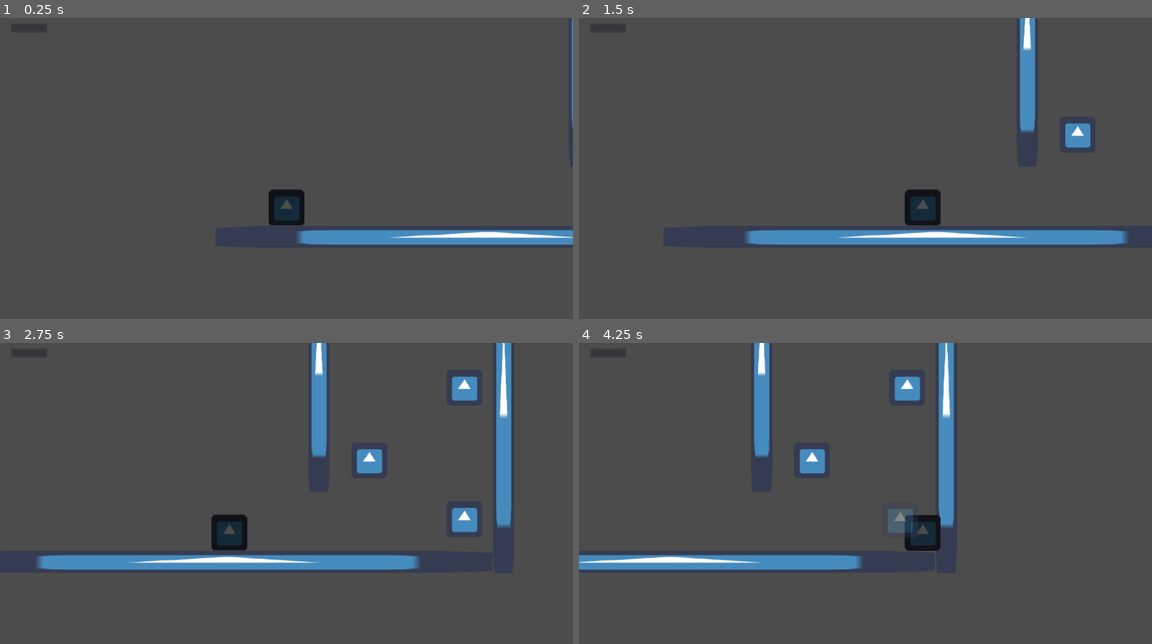
Above: before the commit, frames 1-4 (two rows, left to right).
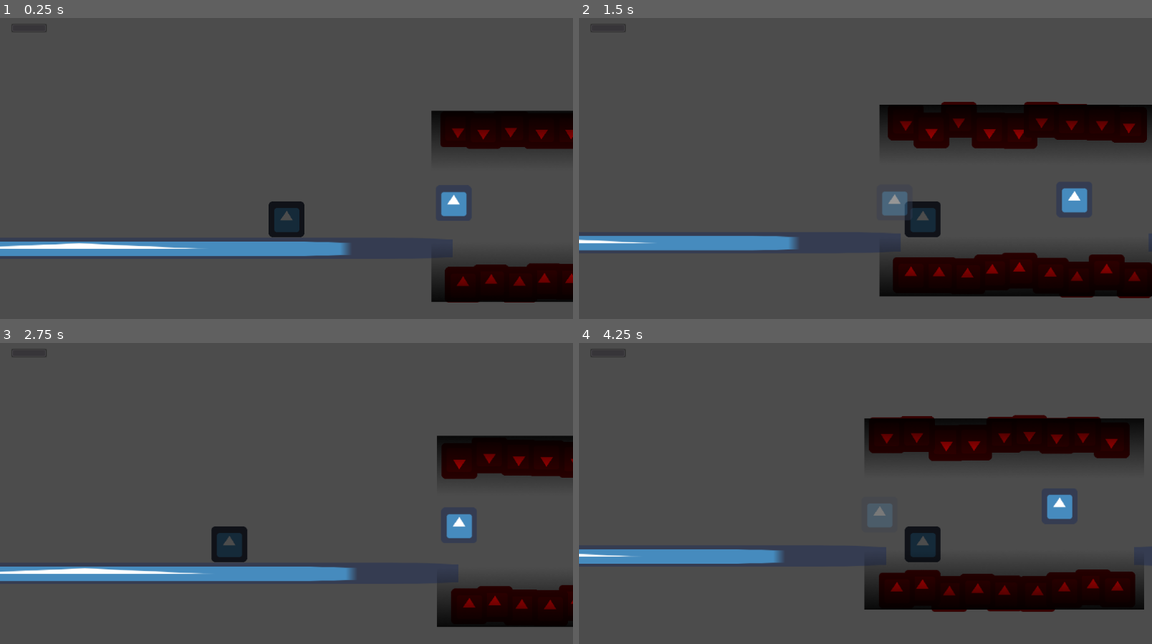
Above: after the commit, the same moments.

Repository: uspgamedev/welcome-to-your-mind
Game: Godot game, scene res://Stages/Depression/Sections/TriggerGoodChallenges/Intermediate.tscn
Same seed, same stepped clock (60 frames per second), same inputs: the game is played once before the commit and once after it. This scene is started directly instead of the project's main scene. The engine's default icon, where the game draws it, is replaced by a stand-in: a white triangle on a blue panel in a dark square.
Inputs:
- Up to frame 1 (0.25 s): no input
- Up to frame 2 (1.5 s): hold Right (ui_right) from 0.53 s (still down); tap Up (ui_up) at 0.77 s
- Up to frame 3 (2.75 s): tap Up (ui_up) at 1.52 s; release Right (ui_right) at 2.03 s; hold Left (ui_left) from 2.03 s (still down)
- Up to frame 4 (4.25 s): release Left (ui_left) at 2.78 s; hold Right (ui_right) from 2.78 s (still down); tap Up (ui_up) at 3.02, 3.77 s

The runs differ from the first frame. In frame 1, 13% of the frame differs, in the area x 0-100%, y 0-95%; in frame 2, 20%; in frame 3, 16%; in frame 4, 21%, in the area x 0-99%, y 0-90%.

Commit message:
TriggerGood intermediate challenge

Diff:
--- a/Stages/Depression/Sections/TriggerGoodChallenges/Intermediate.tscn
+++ b/Stages/Depression/Sections/TriggerGoodChallenges/Intermediate.tscn
@@ -1,14 +1,20 @@
-[gd_scene load_steps=7 format=2]
+[gd_scene load_steps=9 format=2]
 
 [ext_resource path="res://icon.png" type="Texture" id=1]
 [ext_resource path="res://Stages/Depression/TriggerSpawn.tscn" type="PackedScene" id=2]
-[ext_resource path="res://Player/Player.tscn" type="PackedScene" id=3]
+[ext_resource path="res://Stages/Depression/Enemies/DeathPit/DeathPit.tscn" type="PackedScene" id=3]
+[ext_resource path="res://Player/Player.tscn" type="PackedScene" id=4]
 
 [sub_resource type="RectangleShape2D" id=1]
 
 custom_solver_bias = 0.0
 extents = Vector2( 480, 20 )
 
+[sub_resource type="RectangleShape2D" id=4]
+
+custom_solver_bias = 0.0
+extents = Vector2( 680, 20 )
+
 [sub_resource type="RectangleShape2D" id=2]
 
 custom_solver_bias = 0.0
@@ -19,7 +25,7 @@
 custom_solver_bias = 0.0
 extents = Vector2( 20, 230 )
 
-[node name="Intermediate" type="Node2D" index="0"]
+[node name="Intermediate" type="Node2D"]
 
 [node name="Scenery" type="Node2D" parent="." index="0"]
 
@@ -52,7 +58,7 @@
 [node name="Floor2" type="StaticBody2D" parent="Scenery" index="1"]
 
 editor/display_folded = true
-position = Vector2( 990, -560 )
+position = Vector2( 1200, -560 )
 input_pickable = false
 collision_layer = 1
 collision_mask = 1
@@ -67,15 +73,41 @@
 
 [node name="Sprite" type="Sprite" parent="Scenery/Floor2" index="0"]
 
-scale = Vector2( 15, 0.6 )
+scale = Vector2( 21.2, 0.6 )
 texture = ExtResource( 1 )
 _sections_unfolded = [ "Transform" ]
 
 [node name="CollisionShape2D" type="CollisionShape2D" parent="Scenery/Floor2" index="1"]
 
-shape = SubResource( 1 )
-
-[node name="Wall" type="StaticBody2D" parent="Scenery" index="2"]
+shape = SubResource( 4 )
+
+[node name="Floor3" type="StaticBody2D" parent="Scenery" index="2"]
+
+editor/display_folded = true
+position = Vector2( 3000, -560 )
+input_pickable = false
+collision_layer = 1
+collision_mask = 1
+constant_linear_velocity = Vector2( 0, 0 )
+constant_angular_velocity = 0.0
+friction = 1.0
+bounce = 0.0
+_sections_unfolded = [ "Transform" ]
+__meta__ = {
+"_edit_group_": true
+}
+
+[node name="Sprite" type="Sprite" parent="Scenery/Floor3" index="0"]
+
+scale = Vector2( 21.2, 0.6 )
+texture = ExtResource( 1 )
+_sections_unfolded = [ "Transform" ]
+
+[node name="CollisionShape2D" type="CollisionShape2D" parent="Scenery/Floor3" index="1"]
+
+shape = SubResource( 4 )
+
+[node name="Wall" type="StaticBody2D" parent="Scenery" index="3"]
 
 editor/display_folded = true
 position = Vector2( 500, -280 )
@@ -101,7 +133,7 @@
 
 shape = SubResource( 2 )
 
-[node name="Wall2" type="StaticBody2D" parent="Scenery" index="3"]
+[node name="Wall2" type="StaticBody2D" parent="Scenery" index="4"]
 
 editor/display_folded = true
 position = Vector2( 170, -350 )
@@ -127,7 +159,7 @@
 
 shape = SubResource( 3 )
 
-[node name="Wall3" type="StaticBody2D" parent="Scenery" index="4"]
+[node name="Wall3" type="StaticBody2D" parent="Scenery" index="5"]
 
 editor/display_folded = true
 position = Vector2( 170, -800 )
@@ -155,6 +187,8 @@
 
 [node name="Spawns" type="Node2D" parent="." index="1"]
 
+editor/display_folded = true
+
 [node name="Spawn" parent="Spawns" index="0" instance=ExtResource( 2 )]
 
 position = Vector2( 430, -85 )
@@ -191,9 +225,39 @@
 _sections_unfolded = [ "Transform" ]
 respawn_time = 2.0
 
-[node name="Player" parent="." index="2" instance=ExtResource( 3 )]
-
-position = Vector2( -353.257, -91.556 )
+[node name="Spawn7" parent="Spawns" index="6" instance=ExtResource( 2 )]
+
+position = Vector2( 1879.47, -643.432 )
+_sections_unfolded = [ "Transform" ]
+respawn_time = 3.0
+
+[node name="Spawn8" parent="Spawns" index="7" instance=ExtResource( 2 )]
+
+position = Vector2( 2188.38, -644.212 )
+_sections_unfolded = [ "Transform" ]
+respawn_time = 3.0
+
+[node name="Enemies" type="Node2D" parent="." index="2"]
+
+editor/display_folded = true
+
+[node name="DeathPit" parent="Enemies" index="0" instance=ExtResource( 3 )]
+
+position = Vector2( 2090, -500 )
+_sections_unfolded = [ "Transform", "Z Index" ]
+width = 500
+
+[node name="DeathPit2" parent="Enemies" index="1" instance=ExtResource( 3 )]
+
+position = Vector2( 2090, -770 )
+rotation = 3.14159
+_sections_unfolded = [ "Transform", "Z Index" ]
+width = 500
+
+[node name="Player" parent="." index="3" instance=ExtResource( 4 )]
+
+position = Vector2( 1580.92, -688.629 )
+ReloadScene = "res://Stages/Depression/Sections/TriggerGoodChallenges/Intermediate.tscn"
 
 [node name="Camera2D" type="Camera2D" parent="Player" index="7"]
 
@@ -219,3 +283,6 @@
 editor_draw_screen = true
 editor_draw_limits = false
 editor_draw_drag_margin = false
+__meta__ = {
+"_edit_lock_": true
+}
